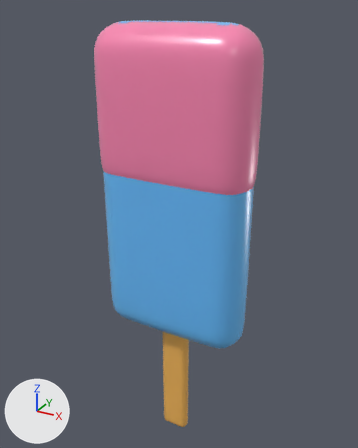
The glTF model Assets/Resources/Toon/Food/Popsicle.glb, before and after one commit.
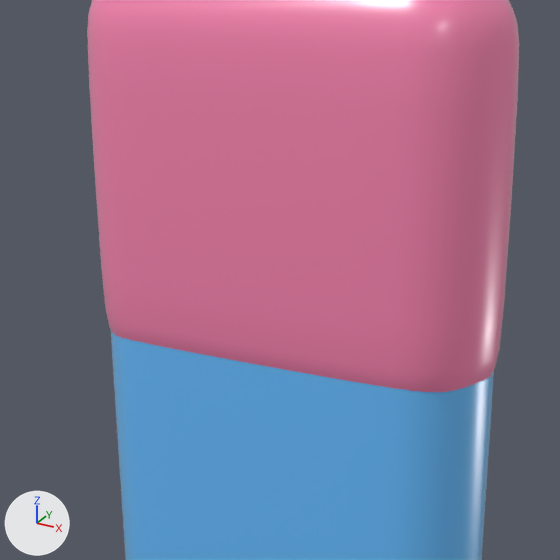
Each version is shown whole from a 50 mm camera at (0.988, -1.762, 2.0) aimed at (-0.009, 0.051, 1.094), then close up on the part from 17% to 78% of the width and 9% to 58% of the height. The lights are fixed; the arrows at lower left show +X, +Y and +Z. The last two pictures show the newer version. Where no turn or scale is listed for an object, it has been applied to the vertices.
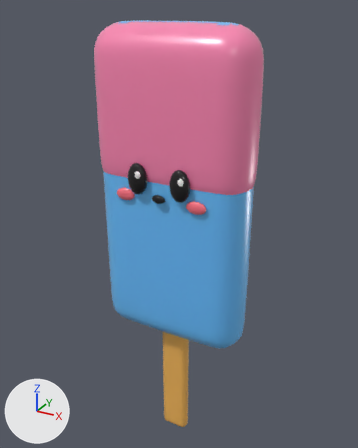
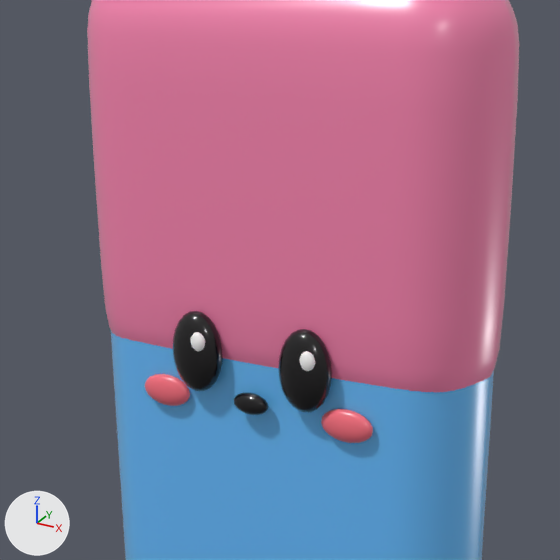
Pixel boxes (x1, y1, x2, y2) of what changed, in the close-ups (560 x 560 px):
'Sphere.003', added (black): after (278, 329, 332, 412)
'Sphere', added (black): after (173, 311, 223, 391)
'Sphere.005', added (red): after (321, 409, 373, 443)
'Sphere.002', added (red): after (145, 374, 190, 406)
'Sphere.006', added (black): after (234, 393, 268, 415)
'Sphere.004', added: after (299, 351, 315, 371)
'Sphere.001', added: after (191, 332, 205, 351)

The change, as a diff of the scene's bpy script:
```diff
--- a/Assets/Resources/Toon/Food/Popsicle.glb.py
+++ b/Assets/Resources/Toon/Food/Popsicle.glb.py
@@ mat_food_eyek @@
+mat_food_eyek = principled_material('Food_eyeK')
+mat_food_eyek.base_color = (0.00429, 0.00319, 0.00429)  # black #0e0b0e
+mat_food_eyek.roughness = 0.15
+mat_food_eyek.coat_weight = 0.35
+mat_food_eyek.coat_roughness = 0.25
@@ mat_food_blushk @@
+mat_food_blushk = principled_material('Food_blushK')
+mat_food_blushk.base_color = (1.0, 0.169, 0.223)  # red #ff7282
+mat_food_blushk.roughness = 0.3
+mat_food_blushk.coat_weight = 0.35
+mat_food_blushk.coat_roughness = 0.25
@@ mat_food_eyew @@
+mat_food_eyew = principled_material('Food_eyeW')
+mat_food_eyew.base_color = (1.0, 1.0, 1.0)  # white #ffffff
+mat_food_eyew.roughness = 0.2
+mat_food_eyew.coat_weight = 0.35
+mat_food_eyew.coat_roughness = 0.25
@@ me_sphere_006 @@
+me_sphere_006.from_pydata(...)  # a UV sphere (24 segments, 12 rings, poles along z) spanning x -0.0315..0.0315, y -0.1535..-0.1265, z 1.26..1.296
+me_sphere_006.materials.append(mat_food_eyek)  # black #0e0b0e
@@ me_sphere_005 @@
+me_sphere_005.from_pydata(...)  # a UV sphere (24 segments, 12 rings, poles along z) spanning x 0.1233..0.2133, y -0.1445..-0.1175, z 1.242..1.296
+me_sphere_005.materials.append(mat_food_blushk)  # red #ff7282
@@ me_sphere_004 @@
+me_sphere_004.from_pydata(...)  # a UV sphere (24 segments, 12 rings, poles along z) spanning x 0.0981..0.1269, y -0.167..-0.149, z 1.3545..1.3905
+me_sphere_004.materials.append(mat_food_eyew)  # white #ffffff
@@ me_sphere_003 @@
+me_sphere_003.from_pydata(...)  # a UV sphere (24 segments, 12 rings, poles along z) spanning x 0.054..0.144, y -0.167..-0.113, z 1.2825..1.4175
+me_sphere_003.materials.append(mat_food_eyek)  # black #0e0b0e
@@ me_sphere_002 @@
+me_sphere_002.from_pydata(...)  # a UV sphere (24 segments, 12 rings, poles along z) spanning x -0.2133..-0.1233, y -0.1445..-0.1175, z 1.242..1.296
+me_sphere_002.materials.append(mat_food_blushk)  # red #ff7282
@@ me_sphere_001 @@
+me_sphere_001.from_pydata(...)  # a UV sphere (24 segments, 12 rings, poles along z) spanning x -0.0999..-0.0711, y -0.167..-0.149, z 1.3545..1.3905
+me_sphere_001.materials.append(mat_food_eyew)  # white #ffffff
@@ me_sphere @@
+me_sphere.from_pydata(...)  # a UV sphere (24 segments, 12 rings, poles along z) spanning x -0.144..-0.054, y -0.167..-0.113, z 1.2825..1.4175
+me_sphere.materials.append(mat_food_eyek)  # black #0e0b0e
@@ ob_sphere_006 @@
+ob_sphere_006 = bpy.data.objects.new('Sphere.006', me_sphere_006)
+ob_sphere_006.location = (0.0, 0.0, 0.0)
@@ ob_sphere_005 @@
+ob_sphere_005 = bpy.data.objects.new('Sphere.005', me_sphere_005)
+ob_sphere_005.location = (0.0, 0.0, 0.0)
@@ ob_sphere_004 @@
+ob_sphere_004 = bpy.data.objects.new('Sphere.004', me_sphere_004)
+ob_sphere_004.location = (0.0, 0.0, 0.0)
@@ ob_sphere_003 @@
+ob_sphere_003 = bpy.data.objects.new('Sphere.003', me_sphere_003)
+ob_sphere_003.location = (0.0, 0.0, 0.0)
@@ ob_sphere_002 @@
+ob_sphere_002 = bpy.data.objects.new('Sphere.002', me_sphere_002)
+ob_sphere_002.location = (0.0, 0.0, 0.0)
@@ ob_sphere_001 @@
+ob_sphere_001 = bpy.data.objects.new('Sphere.001', me_sphere_001)
+ob_sphere_001.location = (0.0, 0.0, 0.0)
@@ ob_sphere @@
+ob_sphere = bpy.data.objects.new('Sphere', me_sphere)
+ob_sphere.location = (0.0, 0.0, 0.0)
```
